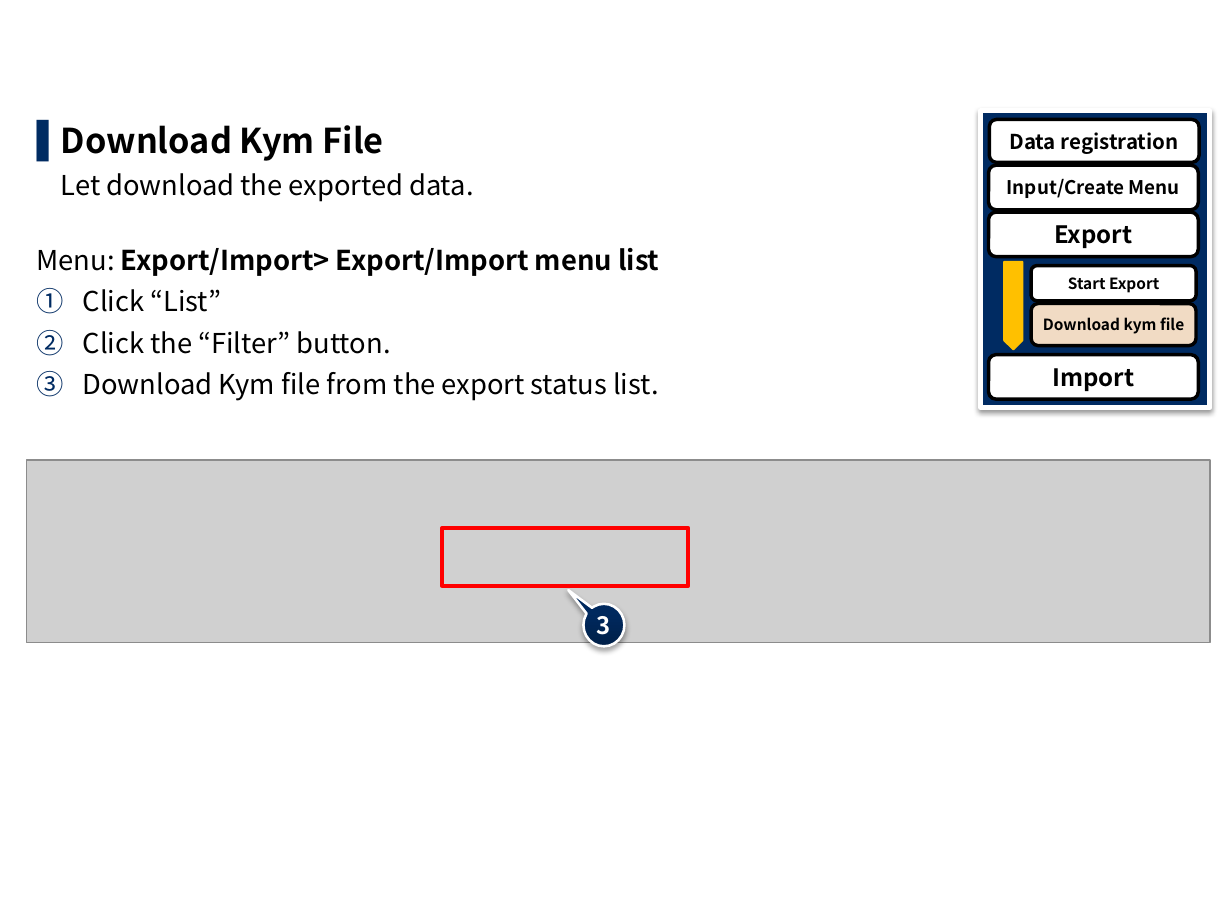
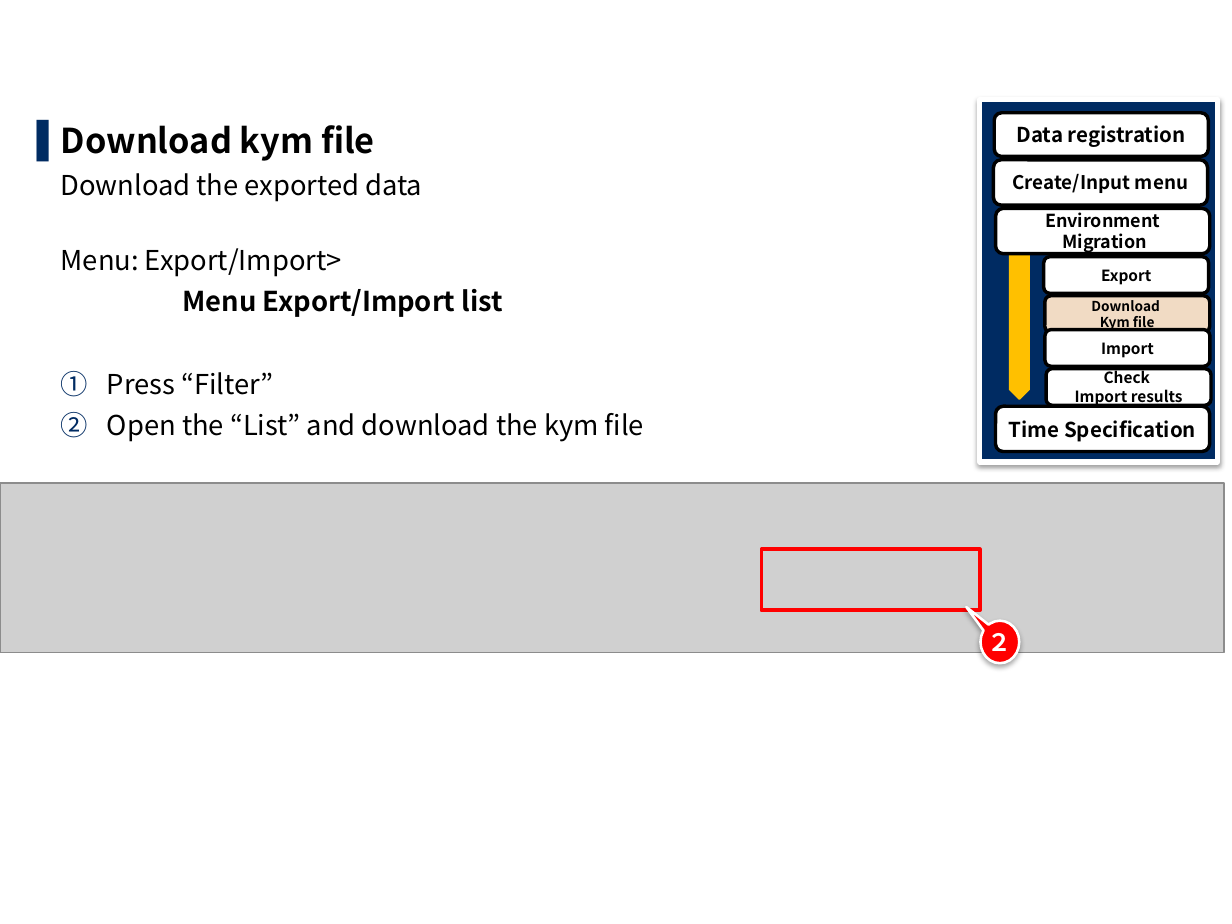
Before and after one commit to exastro-suite/it-automation-docs, a slide deck: slide 15 of asset/Learn/ITA-export-import_EN_practice.pptx. Drawn at 1232x924 pixels with LibreOffice and Linux fonts; fonts in the diff are those of the drawing; grey boxes stand for pictures; background and template pictures are left out. Boxes give left, top, right and bottom in pixels: in the first picture for what was removed or moved away, otherwise in the second. Text is boxed around its words. In the diff, an @@ line names an element or a change of style, - is before the commit and + after.

```diff
--- a/asset/Learn/ITA-export-import_EN_practice.pptx
+++ b/asset/Learn/ITA-export-import_EN_practice.pptx
@@ rectangle: place and size @@
-rectangle at (981,111,1210,408)
+rectangle at (979,100,1217,462)
@@ rounded rectangle "Data registration": place and size @@
-rounded rectangle "Data registration" at (989,120,1199,163)
+rounded rectangle "Data registration" at (994,113,1209,156)
@@ text at (61,125,644,442): text changed @@
-▌ Download Kym File
-  Let download the exported data.
-Menu: Export/Import> Export/Import menu list
-1. Click “List”
-2. Click the “Filter” button.
-3. Download Kym file from the export status list.
+▌ Download kym file
+  Download the exported data
+Menu: Export/Import>
+Menu Export/Import list
+1. Press “Filter”
+2. Open the “List” and download the kym file
@@ rounded rectangle "Create/Input menu": place and size @@
-rounded rectangle "Create/Input menu" at (988,165,1198,209)
+rounded rectangle "Create/Input menu" at (993,160,1207,206)
@@ text in rounded rectangle at (1013,173,1188,193): text changed @@
-Input/Create Menu
+Create/Input menu
@@ rounded rectangle added at (995,208,1210,254), fill #FFFFFF, outline #000000 2 pt, 10.5 pt, text #000000, bold @@
+Environment
+Migration
@@ pentagon arrow: place and size @@
-pentagon arrow at (1004,262,1023,350)
+pentagon arrow at (1009,249,1029,399)
@@ rounded rectangle removed at (1031,266,1196,302) @@
-Start Export
@@ rounded rectangle "Export" at (1044,256,1209,293): size 14 to 9 pt @@
@@ rounded rectangle "Export": place and size @@
-rounded rectangle "Export" at (988,212,1198,256)
+rounded rectangle "Export" at (1044,256,1209,293)
@@ rounded rectangle "Download": place and size @@
-rounded rectangle "Download" at (1031,303,1196,345)
+rounded rectangle "Download" at (1045,296,1210,333)
@@ text in rounded rectangle at (1091,297,1160,331): text changed; size 9 to 8 pt @@
-Download kym file
+Download
+Kym file
@@ rounded rectangle "Import": place and size @@
-rounded rectangle "Import" at (988,355,1198,399)
+rounded rectangle "Import" at (1045,330,1210,367)
@@ rounded rectangle "Import" at (1045,330,1210,367): size 14 to 9 pt @@
@@ rounded rectangle added at (1046,368,1211,405), fill #FFFFFF, outline #000000 2 pt, 9 pt, text #000000, bold @@
+Check
+Import results
@@ title at (61,412,88,438): text changed @@
-2.4 Export(2/2)
+2.5 Environment Migration – Export (2/2)
@@ rounded rectangle added at (995,407,1210,452), fill #FFFFFF, outline #000000 2 pt, 12 pt, text #000000, bold @@
+Time Specification
@@ picture: place and size @@
-picture at (26,460,1210,642)
+picture at (0,483,1225,653)
@@ rectangle: place and size @@
-rectangle at (442,529,689,586)
+rectangle at (761,549,979,610)
@@ speech bubble removed at (584,604,625,647) @@
-3
@@ speech bubble added at (981,621,1020,664), fill #FF0000, outline #FFFFFF 1.5 pt, 14 pt, text #FFFFFF, bold @@
+２
```
Also in this commit, not shown: 14 other slides changed, 9 slides added, 3 slides removed, 7 other files.
